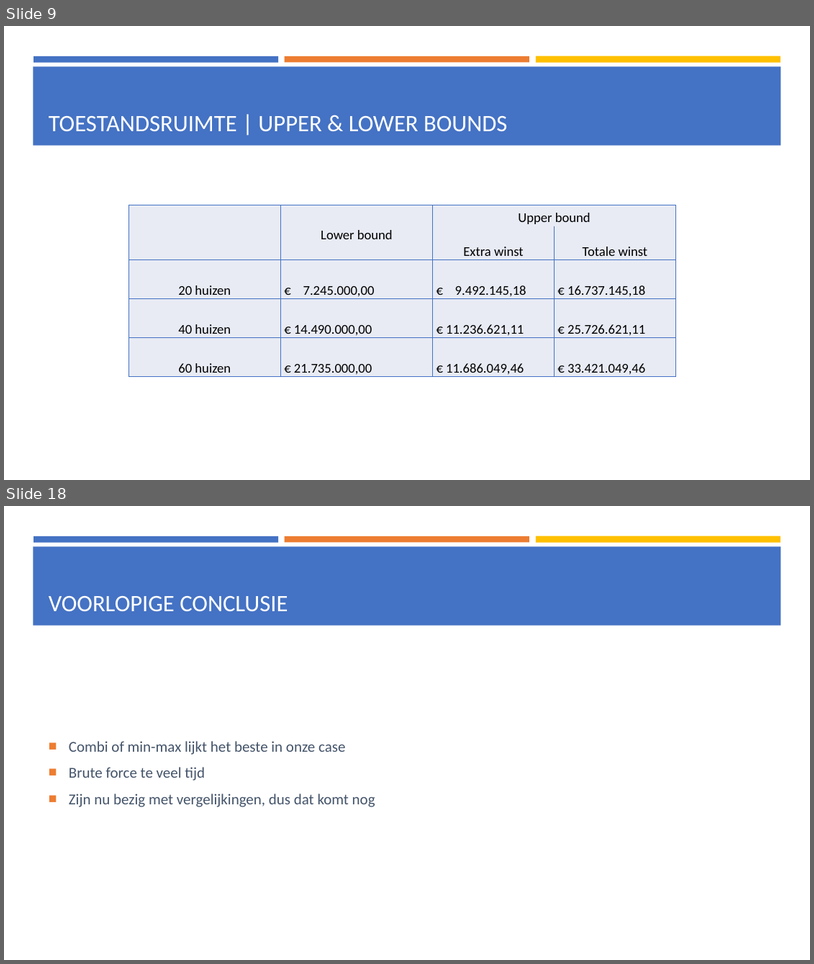
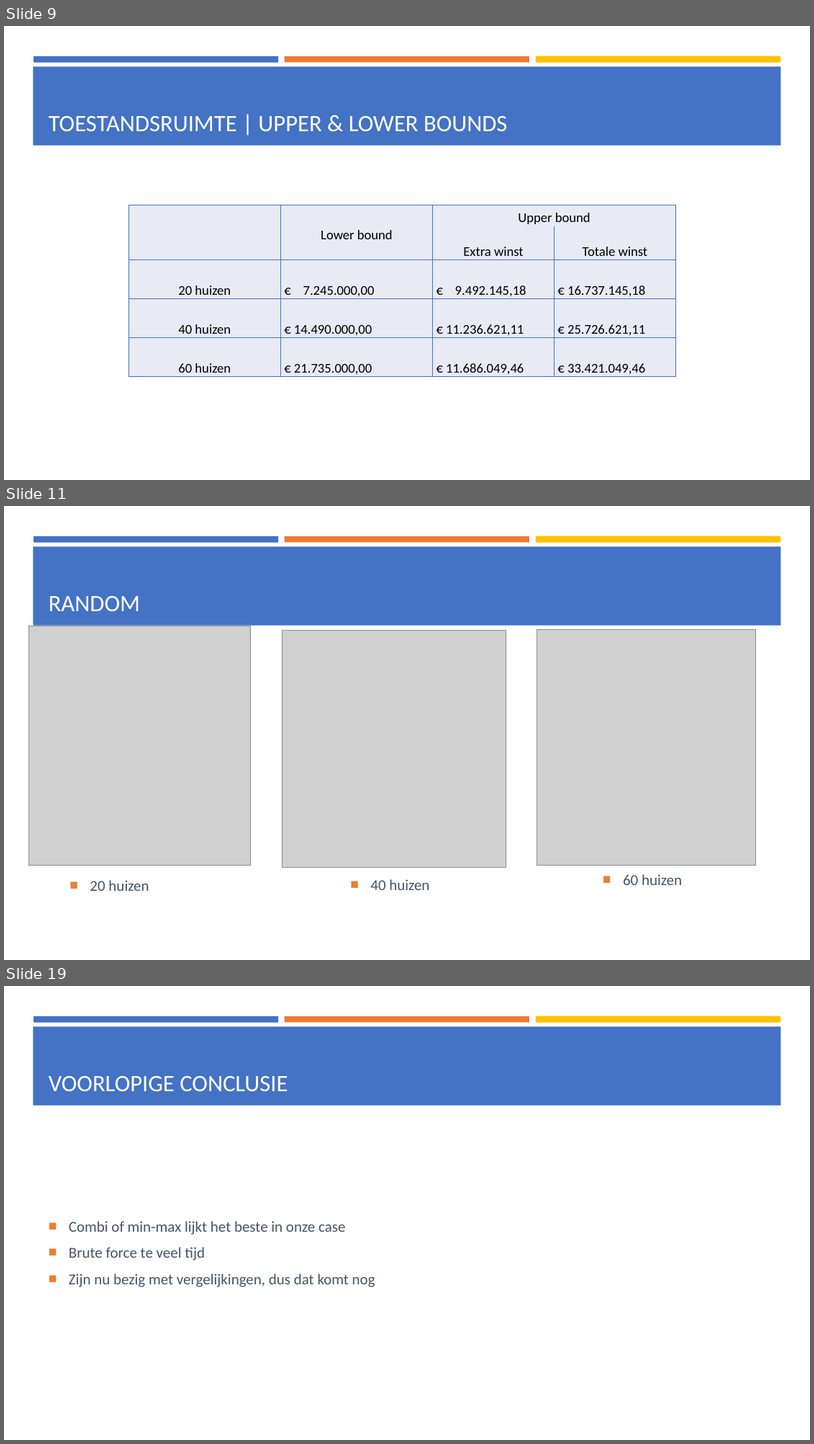
Before and after one commit to rmleushuis/Heurestieken, a slide deck: others/Presentatie 2, 18-5-2018.pptx. Shown one above the other, each under a label of ours: slides 9 and 18 before the commit, slides 9, 11 and 19 after it; the slides between them are not shown. The pictures are 814x964 and 814x1444 pixels, drawn with LibreOffice and Linux fonts; fonts in the diff are those of the drawing; grey boxes stand for pictures. Boxes give left, top, right and bottom in pixels: in the first picture for what was removed or moved away, otherwise in the second. Text is boxed around its words. In the diff, an @@ line names an element or a change of style, - is before the commit and + after.

```diff
--- a/others/Presentatie 2, 18-5-2018.pptx
+++ b/others/Presentatie 2, 18-5-2018.pptx
@@ slide 11 added at (4, 506, 810, 960), background #FFFFFF; not listed: 4 template elements that a slide beside it also shows @@
@@ title added at (49, 596, 140, 611), 28 pt, text #FFFFFF @@
+RANDOM
@@ picture added at (29, 626, 251, 865) @@
@@ picture added at (282, 630, 506, 867) @@
@@ picture added at (538, 629, 756, 865) @@
@@ text added at (90, 880, 149, 890), 18 pt, text #44546A @@
+■ 20 huizen
@@ text added at (370, 879, 430, 890), 18 pt, text #44546A @@
+■ 40 huizen
@@ text added at (623, 874, 682, 885), 18 pt, text #44546A @@
+■ 60 huizen
@@ what was slide 18 is now slide 19 @@
```
Also in this commit, not shown: 6 slides changed, 4 other slides added, 4 slides removed.
